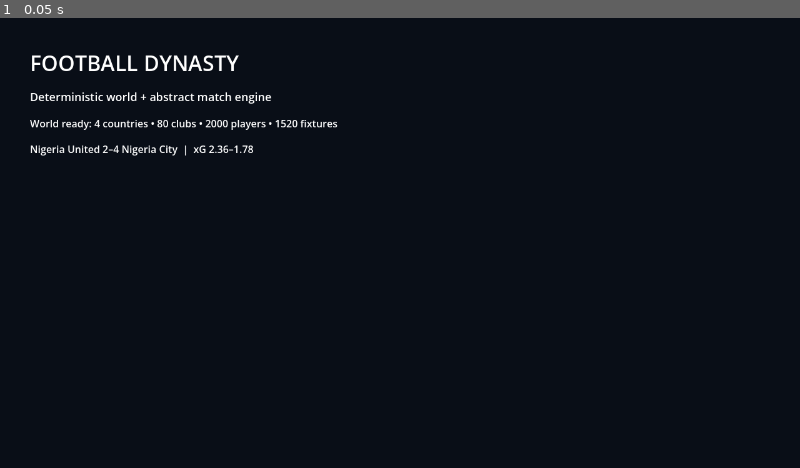
Above: before the commit, frame 1.
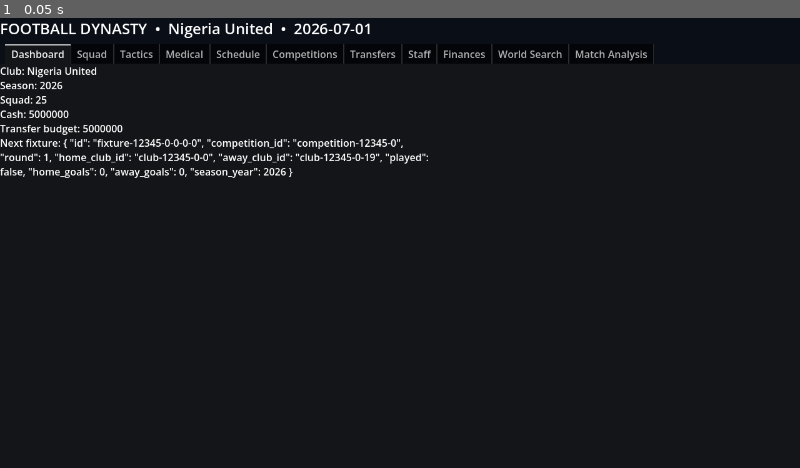
Above: after the commit, the same moment.

Repository: eghosa001/football-manager
Game: Godot game, scene res://game/scenes/main.tscn
The game is run twice, just before and just after one commit, with the same random seed, the same clock (stepped at 60 frames per second) and the same inputs.
Inputs:
- Up to frame 1 (0.05 s): no input

The runs differ from the first frame. In frame 1, 4.2% of the frame differs, in the area x 0-82%, y 1-36%.

Commit message:
Build Phase 9 career UI and analysis shell

Diff:
--- a/game/main.gd
+++ b/game/main.gd
@@ -1,20 +1,79 @@
 extends Control
 
 const WorldGeneratorClass = preload("res://simulation/world/world_generator.gd")
-const MatchEngineClass = preload("res://simulation/match/abstract_match_engine.gd")
+const TacticsClass = preload("res://simulation/tactics/tactics_manager.gd")
+const EconomyClass = preload("res://simulation/finance/club_economy.gd")
+const SpatialMatchClass = preload("res://simulation/match/spatial_match_engine.gd")
+const QueryClass = preload("res://application/career/career_query.gd")
+const MatchViewerClass = preload("res://game/match_viewer.gd")
 
-@onready var status_label: Label = $Margin/VBox/Status
-@onready var match_label: Label = $Margin/VBox/Match
+var world: Dictionary
+var club_id := ""
+var query = QueryClass.new()
+var detailed_match: Dictionary = {}
 
 func _ready() -> void:
-	var world: Dictionary = WorldGeneratorClass.new().create_world(12345)
-	status_label.text = "World ready: %d countries • %d clubs • %d players • %d fixtures" % [
-		world.countries.size(), world.clubs.size(), world.players.size(), world.fixtures.size()
-	]
-	var home: Dictionary = world.clubs[0]
-	var away: Dictionary = world.clubs[1]
-	var result: Dictionary = MatchEngineClass.new().simulate_match(home, away, world.players, 827183927)
-	match_label.text = "%s %d–%d %s  |  xG %.2f–%.2f" % [
-		home.name, result.home_goals, result.away_goals, away.name,
-		result.stats.home.xg, result.stats.away.xg
-	]
+	world = WorldGeneratorClass.new().create_world(12345)
+	TacticsClass.new().ensure_world(world, 12345)
+	EconomyClass.new().ensure_world(world)
+	club_id = String(world.clubs[0].id)
+	detailed_match = SpatialMatchClass.new().simulate_match(world.clubs[0], world.clubs[1], world.players, 827183927)
+	_build_ui()
+
+func _build_ui() -> void:
+	for child in get_children(): child.queue_free()
+	var root := VBoxContainer.new()
+	root.set_anchors_and_offsets_preset(Control.PRESET_FULL_RECT)
+	root.add_theme_constant_override("separation", 8)
+	add_child(root)
+	var header := Label.new()
+	header.text = "FOOTBALL DYNASTY  •  %s  •  %s" % [world.clubs[0].name, world.date]
+	header.add_theme_font_size_override("font_size", 24)
+	root.add_child(header)
+	var tabs := TabContainer.new()
+	tabs.size_flags_vertical = Control.SIZE_EXPAND_FILL
+	root.add_child(tabs)
+	_add_text_tab(tabs, "Dashboard", _dashboard_text())
+	_add_text_tab(tabs, "Squad", _rows_text(query.squad(world, club_id)))
+	_add_text_tab(tabs, "Tactics", str(query.tactics(world, club_id)))
+	_add_text_tab(tabs, "Medical", _rows_text(query.medical(world, club_id)))
+	_add_text_tab(tabs, "Schedule", _rows_text(query.schedule(world, club_id, 12)))
+	_add_text_tab(tabs, "Competitions", _rows_text(query.competition_table(world, String(world.competitions[0].id))))
+	_add_text_tab(tabs, "Transfers", _rows_text(query.transfers(world, club_id)))
+	_add_text_tab(tabs, "Staff", _rows_text(query.staff(world, club_id)))
+	_add_text_tab(tabs, "Finances", str(query.finances(world, club_id)))
+	_add_text_tab(tabs, "World Search", _rows_text(query.world_search(world, "", 20)))
+	_add_match_tab(tabs)
+
+func _dashboard_text() -> String:
+	var data: Dictionary = query.dashboard(world, club_id)
+	return "Club: %s\nSeason: %d\nSquad: %d\nCash: %d\nTransfer budget: %d\nNext fixture: %s" % [data.club.name, data.season_year, data.squad_size, data.cash, data.transfer_budget, str(data.next_fixture)]
+
+func _add_text_tab(tabs: TabContainer, title: String, text: String) -> void:
+	var scroll := ScrollContainer.new()
+	scroll.name = title
+	var label := RichTextLabel.new()
+	label.bbcode_enabled = false
+	label.fit_content = true
+	label.text = text
+	label.custom_minimum_size = Vector2(700, 440)
+	scroll.add_child(label)
+	tabs.add_child(scroll)
+
+func _add_match_tab(tabs: TabContainer) -> void:
+	var box := VBoxContainer.new()
+	box.name = "Match Analysis"
+	var analysis: Dictionary = query.match_analysis(detailed_match)
+	var summary := Label.new()
+	summary.text = "%s %d–%d %s  |  xG %.2f–%.2f  |  spatial frames %d" % [world.clubs[0].name, detailed_match.home_goals, detailed_match.away_goals, world.clubs[1].name, detailed_match.stats.home.xg, detailed_match.stats.away.xg, analysis.frames.size()]
+	box.add_child(summary)
+	var viewer = MatchViewerClass.new()
+	viewer.custom_minimum_size = Vector2(720, 420)
+	viewer.set_match(detailed_match)
+	box.add_child(viewer)
+	tabs.add_child(box)
+
+func _rows_text(rows: Array) -> String:
+	var lines: Array[String] = []
+	for row in rows: lines.append(str(row))
+	return "\n".join(lines)
